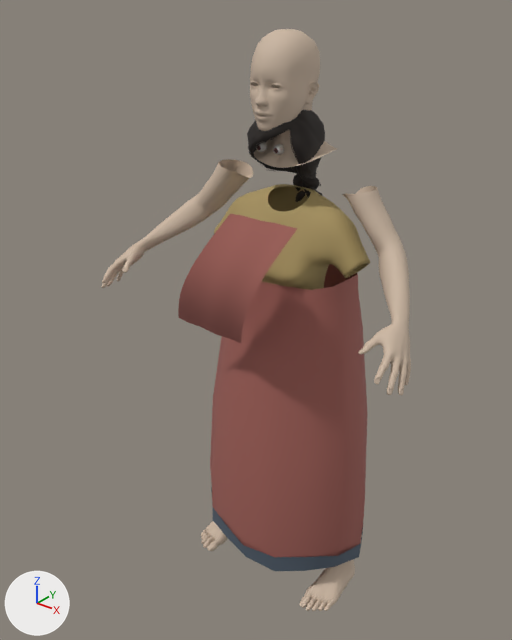
One commit to the Blender file WorkingAssets/NPCs/village_woman/village_woman_mpfb.blend: the scene before it, then after it.
Camera for both pictures: a 50 mm lens placed at (1.086, -1.53, 1.782), pointed at (-0.074, -0.079, 0.882). Arrows for +X, +Y and +Z are at lower left; the lights stay in place. The picture after the commit comes second.

Names of what the first picture shows: 'Farmer_hair', 'Fitted cotton upper base', 'Sari lower border', 'Woven sari pallu over blouse', 'Wrapped sari lower drape', 'village_woman_MakeHuman_body' and 1 more.
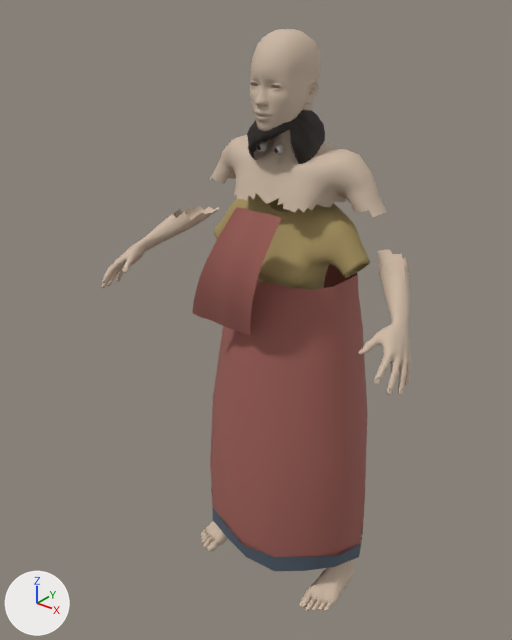
The change in detail:
me_woven_sari_pallu_over_blouse is used by ob_woven_sari_pallu_over_blouse; location (0.0, 0.0, 0.0).
me_woven_sari_pallu_over_blouse had 91 vertices, 72 faces and spanned x -0.22..0.188, y -0.318..-0.248, z 0.91..1.26.
me_woven_sari_pallu_over_blouse now has 91 vertices, 72 faces and spans x -0.21..0.11, y -0.248..-0.203, z 0.91..1.26.
me_woven_sari_pallu_over_blouse part 1: 91 of 91 vertices moved; they spanned x -0.22..0.188, y -0.318..-0.248, z 0.91..1.26 and now span x -0.21..0.11, y -0.248..-0.203, z 0.91..1.26; mean shift (-0.025, 0.061, 0.0).
Object 'village_woman_MakeHuman_body' (ob_village_woman_makehuman_body) loses its MASK modifier named 'Delete.female_casualsuit01'.
Modifier setting removed (it was invert_vertex_group = True).
Object 'village_woman_MakeHuman_body' (ob_village_woman_makehuman_body) gains a MASK modifier named 'Hide skin beneath period cloth'.
On modifier 'Hide skin beneath period cloth' of object 'village_woman_MakeHuman_body' (ob_village_woman_makehuman_body), vertex_group goes from 'Delete.female_casualsuit01' to 'Visible period skin'.

Where the change shows, as pixel boxes [x1, y1, x2, y2] in the pictures (512 x 640 px):
'village_woman_MakeHuman_body', modifiers changed
    both: [101, 29, 411, 611]
'Woven sari pallu over blouse', reshaped (25% narrower)
    before: [178, 214, 297, 343]
    after: [192, 207, 281, 336]
